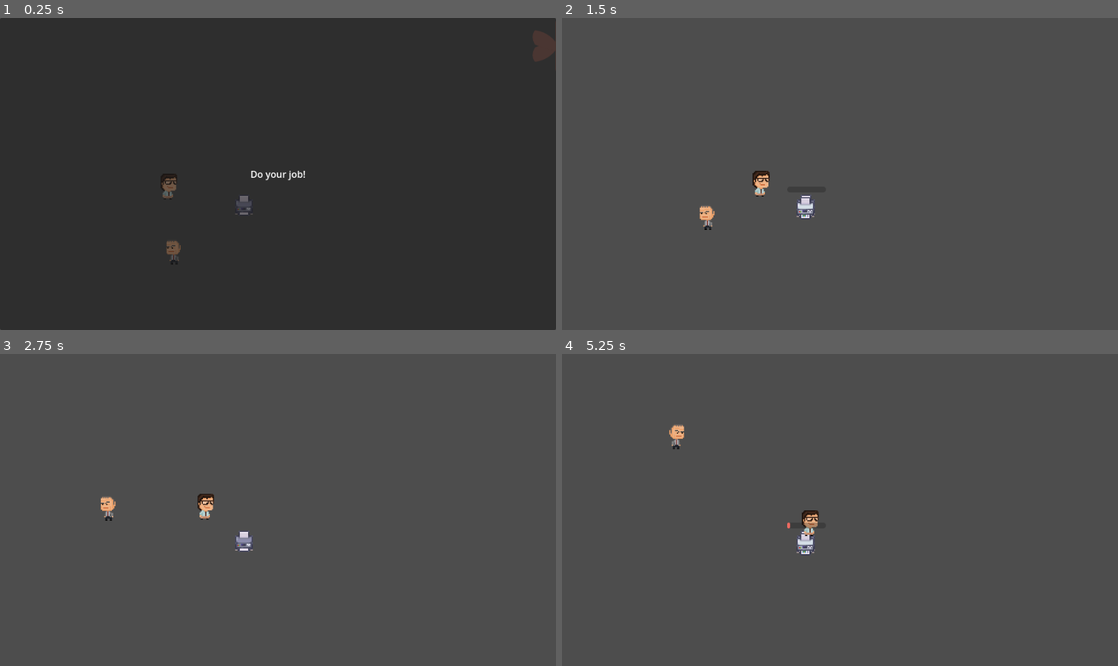
Above: before the commit, frames 1-4 (two rows, left to right).
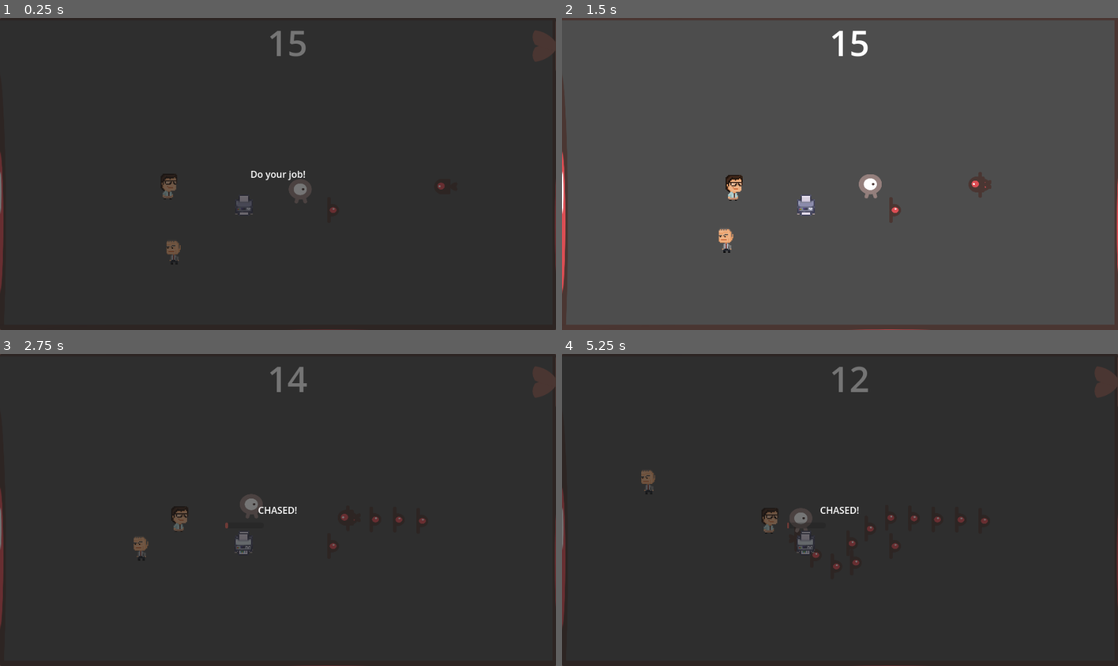
Above: after the commit, the same moments.

Repository: Medill-East/2025_gamejam_gmtk
Game: Godot game, scene res://loop/loop-main.tscn
The game is run twice, just before and just after one commit, with the same random seed, the same clock (stepped at 60 frames per second) and the same inputs.
Inputs (mouse positions are in pixels of both pictures, inside the frame that each line leads up to):
- Up to frame 1 (0.25 s): no input
- Up to frame 2 (1.5 s): tap Enter at 0.5 s; move the mouse to (962, 158) at 0.52 s; press the mouse at (962, 158) at 0.53 s; hold Right (move_right) 0.53-1.28 s; move the mouse to (728, 189) at 1.27 s; release the mouse at (728, 189) at 1.28 s; hold Down (move_down) from 1.28 s (still down); click (728, 189) at 1.35 s
- Up to frame 3 (2.75 s): move the mouse to (333, 441) at 2.02 s; release Down (move_down) at 2.03 s; press the mouse at (333, 441) at 2.03 s; hold Right (move_right) from 2.03 s (still down)
- Up to frame 4 (5.25 s): move the mouse to (812, 572) at 2.77 s; release Right (move_right) at 2.78 s; release the mouse at (812, 572) at 2.78 s; hold Up (move_up) 2.78-3.53 s; click (812, 572) at 2.85 s; move the mouse to (1006, 556) at 3.52 s; press the mouse at (1006, 556) at 3.53 s; hold Left (move_left) 3.53-5.03 s; move the mouse to (673, 463) at 4.27 s; release the mouse at (673, 463) at 4.28 s; click (673, 463) at 4.35 s; move the mouse to (867, 510) at 5.02 s; press the mouse at (867, 510) at 5.03 s; hold Down (move_down) from 5.03 s (still down)

The runs differ from the first frame. In frame 1, 0.7% of the frame differs, in the area x 0-100%, y 0-100%; in frame 2, 5.0%; in frame 3, 100%; in frame 4, 100%.

Commit message:
minigame chase
2025-0802-1736

Diff:
--- /dev/null
+++ b/20250706-dodge2d/loop/loop-minigame-chase-enemy.tscn
@@ -0,0 +1,24 @@
+[gd_scene load_steps=5 format=3 uid="uid://bm17yl36fb4yd"]
+
+[ext_resource type="PackedScene" uid="uid://ds6fdwva5scmc" path="res://loop/loop-boss.tscn" id="1_buuxs"]
+[ext_resource type="Script" uid="uid://856svuuuqcel" path="res://loop/loop_minigame_chase_enemy.gd" id="2_blnlr"]
+[ext_resource type="Texture2D" uid="uid://d0iyd3nkus2e6" path="res://art/enemySwimming_1.png" id="2_tt8gu"]
+[ext_resource type="PackedScene" uid="uid://ger46k0q38jv" path="res://loop/loop-minigame-chase-trailblock.tscn" id="3_2ulh8"]
+
+[node name="Loop-minigame-chase-enemy" instance=ExtResource("1_buuxs")]
+collision_layer = 8
+collision_mask = 2
+script = ExtResource("2_blnlr")
+speed = 120.0
+drop_period = 0.25
+block_scene = ExtResource("3_2ulh8")
+ray_count = 4
+
+[node name="Sprite2D" parent="." index="0"]
+visible = false
+
+[node name="Sprite2D2" type="Sprite2D" parent="." index="3" groups=["trail"]]
+position = Vector2(1.19209e-07, 0)
+rotation = 3.14159
+scale = Vector2(0.297022, 0.280584)
+texture = ExtResource("2_tt8gu")
--- /dev/null
+++ b/20250706-dodge2d/loop/loop-minigame-chase-hud.tscn
@@ -0,0 +1,10 @@
+[gd_scene format=3 uid="uid://co4rqh2dpq44r"]
+
+[node name="Loop-minigame-chase-hud" type="Node2D"]
+
+[node name="Label" type="Label" parent="."]
+anchors_preset = 15
+anchor_right = 1.0
+anchor_bottom = 1.0
+grow_horizontal = 2
+grow_vertical = 2
--- /dev/null
+++ b/20250706-dodge2d/loop/loop-minigame-chase-player.tscn
@@ -0,0 +1,18 @@
+[gd_scene load_steps=3 format=3 uid="uid://cix8civajy4wu"]
+
+[ext_resource type="PackedScene" uid="uid://xcpshaqmq2ds" path="res://loop/loop-player.tscn" id="1_v5pnk"]
+[ext_resource type="Texture2D" uid="uid://d0vtpve4f4vuj" path="res://art/playerGrey_walk2.png" id="2_m65d8"]
+
+[node name="Loop-minigame-chase-player" instance=ExtResource("1_v5pnk")]
+collision_mask = 24
+
+[node name="Sprite2D2" type="Sprite2D" parent="." index="0"]
+position = Vector2(5.96046e-07, 4)
+scale = Vector2(0.299065, 0.314961)
+texture = ExtResource("2_m65d8")
+
+[node name="Sprite2D" parent="." index="1"]
+texture = ExtResource("2_m65d8")
+
+[node name="CollisionShape2D" parent="." index="3"]
+position = Vector2(2.38419e-07, 0.25)
--- /dev/null
+++ b/20250706-dodge2d/loop/loop-minigame-chase-player2.tscn
@@ -0,0 +1,43 @@
+[gd_scene load_steps=5 format=3 uid="uid://yli23frp1h8d"]
+
+[ext_resource type="Script" uid="uid://bkhtsq7o7kp1q" path="res://loop/loop_minigame_chase_player_2.gd" id="1_0hg5n"]
+[ext_resource type="Texture2D" uid="uid://d0vtpve4f4vuj" path="res://art/playerGrey_walk2.png" id="2_0hg5n"]
+
+[sub_resource type="RectangleShape2D" id="RectangleShape2D_nj3oj"]
+size = Vector2(10.6667, 10.5)
+
+[sub_resource type="CircleShape2D" id="CircleShape2D_0hg5n"]
+radius = 16.0312
+
+[node name="Loop-minigame-chase-player2" type="CharacterBody2D" groups=["player"]]
+collision_layer = 2
+collision_mask = 28
+script = ExtResource("1_0hg5n")
+
+[node name="CollisionShape2D" type="CollisionShape2D" parent="."]
+position = Vector2(0, 15)
+scale = Vector2(3, 3)
+shape = SubResource("RectangleShape2D_nj3oj")
+
+[node name="Sprite2D2" type="Sprite2D" parent="."]
+position = Vector2(0, 16)
+scale = Vector2(0.369159, 0.326772)
+texture = ExtResource("2_0hg5n")
+
+[node name="Sprite2D" type="Sprite2D" parent="."]
+visible = false
+scale = Vector2(0.382905, 0.382905)
+texture = ExtResource("2_0hg5n")
+region_enabled = true
+region_rect = Rect2(659, 320, 75, 115)
+
+[node name="InteractSense" type="Area2D" parent="."]
+collision_layer = 2
+collision_mask = 4
+
+[node name="CollisionShape2D" type="CollisionShape2D" parent="InteractSense"]
+position = Vector2(0, 15)
+shape = SubResource("CircleShape2D_0hg5n")
+
+[connection signal="area_entered" from="InteractSense" to="." method="_on_interact_sense_area_entered"]
+[connection signal="body_entered" from="InteractSense" to="." method="_on_interact_sense_body_entered"]
--- /dev/null
+++ b/20250706-dodge2d/loop/loop-minigame-chase-trailblock.tscn
@@ -0,0 +1,19 @@
+[gd_scene load_steps=3 format=3 uid="uid://ger46k0q38jv"]
+
+[ext_resource type="Texture2D" uid="uid://bgfmeu6btbu2s" path="res://art/enemyFlyingAlt_2.png" id="1_yqstq"]
+
+[sub_resource type="RectangleShape2D" id="RectangleShape2D_yqstq"]
+size = Vector2(16, 32)
+
+[node name="Loop-minigame-chase-trailblock" type="Node2D"]
+
+[node name="Sprite2D" type="Sprite2D" parent="."]
+scale = Vector2(0.277778, 0.236559)
+texture = ExtResource("1_yqstq")
+
+[node name="StaticBody2D" type="StaticBody2D" parent="."]
+collision_layer = 8
+collision_mask = 26
+
+[node name="CollisionShape2D" type="CollisionShape2D" parent="StaticBody2D" groups=["trail"]]
+shape = SubResource("RectangleShape2D_yqstq")
--- /dev/null
+++ b/20250706-dodge2d/loop/loop-minigame-chase.tscn
@@ -0,0 +1,58 @@
+[gd_scene load_steps=5 format=3 uid="uid://dengefojuwhaj"]
+
+[ext_resource type="Script" uid="uid://fgriav8tvgxv" path="res://loop/loop_minigame_chase.gd" id="1_a0d8f"]
+[ext_resource type="PackedScene" uid="uid://bm17yl36fb4yd" path="res://loop/loop-minigame-chase-enemy.tscn" id="3_e62qw"]
+[ext_resource type="PackedScene" uid="uid://yli23frp1h8d" path="res://loop/loop-minigame-chase-player2.tscn" id="4_a0d8f"]
+[ext_resource type="PackedScene" uid="uid://ger46k0q38jv" path="res://loop/loop-minigame-chase-trailblock.tscn" id="4_fcs84"]
+
+[node name="Loop-minigame-chase" type="Node2D" node_paths=PackedStringArray("timer")]
+script = ExtResource("1_a0d8f")
+timer = NodePath("CanvasLayer/Label")
+START_TIME = 15.0
+
+[node name="TrailRoot" type="Node2D" parent="."]
+
+[node name="Loop-minigame-chase-trailblock2-LEFT" parent="TrailRoot" instance=ExtResource("4_fcs84")]
+position = Vector2(0, 344)
+scale = Vector2(1, 24)
+
+[node name="Loop-minigame-chase-trailblock3-UP" parent="TrailRoot" instance=ExtResource("4_fcs84")]
+position = Vector2(624, -16)
+rotation = -1.57079
+scale = Vector2(2, 48)
+
+[node name="Loop-minigame-chase-trailblock4-DOWN" parent="TrailRoot" instance=ExtResource("4_fcs84")]
+position = Vector2(568, 544)
+rotation = 1.57079
+scale = Vector2(2, 48)
+
+[node name="Loop-minigame-chase-trailblock5-RIGHT" parent="TrailRoot" instance=ExtResource("4_fcs84")]
+position = Vector2(952, 350)
+scale = Vector2(1, 24)
+
+[node name="Loop-minigame-chase-enemy" parent="." node_paths=PackedStringArray("minigame_chase_player", "trail_root") instance=ExtResource("3_e62qw")]
+position = Vector2(760, 288)
+speed = 150.0
+minigame_chase_player = NodePath("../Loop-minigame-chase-player2")
+trail_root = NodePath("../TrailRoot")
+
+[node name="Loop-minigame-chase-trailblock" parent="." instance=ExtResource("4_fcs84")]
+position = Vector2(568, 328)
+
+[node name="Loop-minigame-chase-player2" parent="." instance=ExtResource("4_a0d8f")]
+position = Vector2(512, 280)
+max_speed = 300.0
+
+[node name="CanvasLayer" type="CanvasLayer" parent="."]
+
+[node name="Label" type="Label" parent="CanvasLayer"]
+anchors_preset = 15
+anchor_right = 1.0
+anchor_bottom = 1.0
+offset_right = 34.0
+offset_bottom = 83.0
+grow_horizontal = 2
+grow_vertical = 2
+theme_override_font_sizes/font_size = 60
+text = "0"
+horizontal_alignment = 1
--- a/20250706-dodge2d/loop/loop-player.tscn
+++ b/20250706-dodge2d/loop/loop-player.tscn
@@ -4,7 +4,7 @@
 [ext_resource type="Texture2D" uid="uid://b8qch1ul23043" path="res://art/Loop/Characters.png" id="2_nj3oj"]
 
 [sub_resource type="RectangleShape2D" id="RectangleShape2D_nj3oj"]
-size = Vector2(9.66667, 5)
+size = Vector2(10.6667, 10.5)
 
 [node name="Loop-player" type="CharacterBody2D" groups=["player"]]
 collision_layer = 2
--- /dev/null
+++ b/20250706-dodge2d/loop/loop_minigame_chase.gd
@@ -0,0 +1,43 @@
+extends Node2D
+class_name MINIGAME_CHASE
+
+static var instance: MINIGAME_CHASE
+
+@export var timer: Label
+
+@export var START_TIME := 5.0          # 生存多少秒胜利
+var time_left := 0.0
+var running := true                  # 用于暂停逻辑
+
+func _ready():
+	instance = self
+	_reset_game()
+
+func _reset_game():
+	time_left = START_TIME
+	running = true
+	timer.text = str(roundi(time_left))
+	get_tree().paused = false       # 防上把暂停过
+
+func _process(delta):
+	if not running:
+		return                       # 停止计时
+
+	time_left -= delta
+	#HUD.instance.update_timer(time_left)
+	timer.text = str(roundi(time_left))
+
+
+	if time_left <= 0.0:
+		win()
+
+func fail():
+	get_tree().paused = true
+	#HUD.instance.show_fail_label("GAME OVER！")
+	AUTOLOAD_POPUP.update_text("CHASED!")
+	AUTOLOAD_POPUP.open()
+
+func win():
+	running = false
+	AUTOLOAD_POPUP.instance.update_text("YOU WIN!")
+	AUTOLOAD_POPUP.instance.open()
--- /dev/null
+++ b/20250706-dodge2d/loop/loop_minigame_chase_enemy.gd
@@ -0,0 +1,103 @@
+extends CharacterBody2D
+
+@export var speed       := 120.0
+@export var drop_period := 0.25        # 每 0.25 秒留一次块
+@export var block_scene := preload("res://loop/loop-minigame-chase-trailblock.tscn")
+
+@export var minigame_chase_player: MINI_CHASE_PLAYER
+@export var trail_root: Node2D
+#@onready var player := $mini"
+#@onready var trail_root := $"../TrailRoot"
+
+var _drop_timer := 0.0
+
+func _physics_process(delta):
+	# 1️⃣ 朝玩家追踪
+	var dir : Vector2 = (minigame_chase_player.global_position - global_position).normalized()
+	velocity = dir * speed
+	move_and_slide()
+
+	# 2️⃣ 定时丢障碍
+	_drop_timer += delta
+	if _drop_timer >= drop_period:
+		_drop_timer = 0.0
+		_spawn_block()
+
+	#_patrol(delta)
+	_update_vision(delta)
+	print(velocity.x)
+	if velocity.x < 0 and facing_left != true:
+		scale.x = 1
+		facing_left = true
+	elif velocity.x > 0 and facing_left == true:
+		scale.x = -1
+		facing_left = false
+
+func _spawn_block():
+	var blk := block_scene.instantiate()
+	blk.global_position = global_position
+	trail_root.add_child(blk)
+
+# ---------- 发现玩家 ----------
+func _on_player_spotted(body: Node) -> void:
+	if body is MINI_CHASE_PLAYER:
+		AUTOLOAD_LOOPMINIGAMECHASE.fail()                               # 全局管理器里触发失败
+
+
+var patrol_points: Array[Vector2]
+@export var move_speed := 80.0               # 像素/秒
+@export var fov_angle := 90.0                # 视场角 (deg)
+@export var fov_range := 200.0               # 视距
+@export var ray_count := 4                  # 遮挡检测用射线数量
+
+@onready var _vision_area: Area2D = $VisionArea
+@onready var _vision_shape: ConvexPolygonShape2D = $VisionArea/VisionShape.shape
+@onready var _ray_holder := $RayCastHolder
+
+var _patrol_idx := 0
+var _player_ref: PLAYER = null
+
+# rotation
+var facing_left = true
+var THRESH := 10 # 像素/秒
+
+func _ready():
+	_vision_area.body_entered.connect(_on_player_spotted)
+	#_init_vision_shape()
+	#_spawn_rays()
+
+# ---------- 巡逻 ----------
+func _patrol(delta):
+	var target = patrol_points[_patrol_idx]
+	var dir = (target - global_position).normalized()
+	velocity = dir * move_speed
+	move_and_slide()
+
+	if global_position.distance_to(target) < 4.0:
+		_patrol_idx = (_patrol_idx + 1) % patrol_points.size()
+
+	# scale = 1, left
+	# scale = -1, right
+	#var facing_left := scale.x > 0   # 初始化
+	#moving to left
+	print(velocity.x)
+	if velocity.x < 0 and facing_left != true:
+		scale.x = 1
+		facing_left = true
+	elif velocity.x > 0 and facing_left == true:
+		scale.x = -1
+		facing_left = false
+
+# ---------- 视锥朝向 & 遮挡 ----------
+func _update_vision(delta):
+	# 让 VisionArea 与敌人同角度（假设 Sprite 面向 +X）
+	#_vision_area.rotation = rotation
+
+	# 遮挡检测：更新每条 RayCast2D 的目标点
+	for i in _ray_holder.get_children():
+		var ray := i as RayCast2D
+		var angle := -fov_angle/2 + (ray.get_index() / float(ray_count-1)) * fov_angle
+		ray.target_position = Vector2.RIGHT.rotated(deg_to_rad(angle)) * fov_range
+		ray.force_raycast_update()
+
+		# 如果射线被墙挡住，把视锥多边形缩短对应顶点（高级，可选）
--- /dev/null
+++ b/20250706-dodge2d/loop/loop_minigame_chase_player_2.gd
@@ -0,0 +1,80 @@
+extends CharacterBody2D
+class_name MINI_CHASE_PLAYER
+static var instance: MINI_CHASE_PLAYER
+
+
+@export var follow_speed := 8.0        # 越大越“紧”，越小越“粘滞”
+@export var max_speed    := 1000.0     # 可选：限制瞬时速度，0 表示不限制
+
+#@onready var _hud: HUD = get_tree().get_current_scene().get_node("Loop-hud") as HUD
+var _hud: HUD
+
+var current_item: Interactable = null   # 当前可交互物（可选）
+
+func _ready() -> void:
+	instance = self
+#
+#func _process(delta: float) -> void:
+	#var target := get_global_mouse_position()
+	#var to_target := target - global_position
+#
+	## 阻尼插值：指数衰减，帧率无关
+	#var factor := 1.0 - pow(0.001, follow_speed * delta)   # 0~1
+	#var step := to_target * factor
+#
+	## 若需要最大速度限制
+	#if max_speed > 0.0 and step.length() > max_speed * delta:
+		#step = step.normalized() * max_speed * delta
+#
+	#global_position += step
+	#
+	### item interaction
+	##if current_item and current_item._player_in_range:
+		##var ratio := current_item.get_ratio()
+		##_hud.update_hold_progress(ratio, true)
+	##else:
+		##_hud.update_hold_progress(0.0, false)
+
+func _physics_process(delta: float) -> void:
+	var target := get_global_mouse_position()
+	var to_target := target - global_position
+
+	# 阻尼插值：指数衰减，帧率无关
+	var factor := 1.0 - pow(0.001, follow_speed * delta)   # 0~1
+	var step := to_target * factor
+
+	# 3️⃣ 转成速度（位移 / delta）
+	var vel := step / delta
+
+	# 4️⃣ 最大速度限制
+	if max_speed > 0.0 and vel.length() > max_speed:
+		vel = vel.normalized() * max_speed
+
+	# 5️⃣ 写进 CharacterBody2D 的内置 velocity 并让物理引擎移动
+	velocity = vel
+	move_and_slide()                        # ← 会自动处理撞墙 & 滑动
+
+
+func enter_interactable(item: Interactable) -> void:
+	current_item = item
+	# 这里也可以通知 HUD：show hold bar
+	print("进入交互范围：", item.name)
+
+func exit_interactable(item: Interactable) -> void:
+	if current_item == item:
+		current_item = null
+		# 也可以通知 HUD：hide
+		print("离开交互范围：", item.name)
+
+
+func _on_interact_sense_area_entered(area: Area2D) -> void:
+	print("area")
+
+	#pass # Replace with function body.
+
+
+func _on_interact_sense_body_entered(body: Node2D) -> void:
+	print("enterbody")
+	#pass # Replace with function body.
+	if body.is_in_group("trail"):      # 给 TrailBlock 放进组
+		AUTOLOAD_LOOPMINIGAMECHASE.fail()                # 全局方法或信号
--- a/20250706-dodge2d/project.godot
+++ b/20250706-dodge2d/project.godot
@@ -19,6 +19,8 @@
 
 MusicPlayer="*res://music_player.tscn"
 AUTOLOAD_LoopGameGD="*res://loop/loop_game.gd"
+AUTOLOAD_LOOPMINIGAMECHASE="*res://loop/loop-minigame-chase.tscn"
+AUTOLOAD_POPUP="*res://loop/popup.tscn"
 
 [display]
 
Not shown, added: 20250706-dodge2d/loop/loop_minigame_chase.gd.uid
Not shown, added: 20250706-dodge2d/loop/loop_minigame_chase_enemy.gd.uid
Not shown, added: 20250706-dodge2d/loop/loop_minigame_chase_player_2.gd.uid
